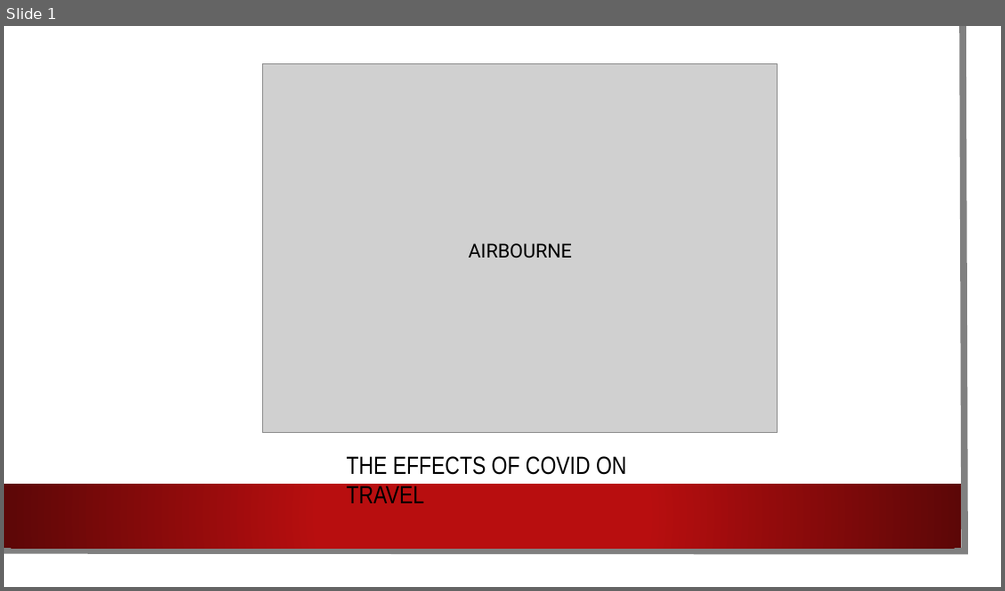
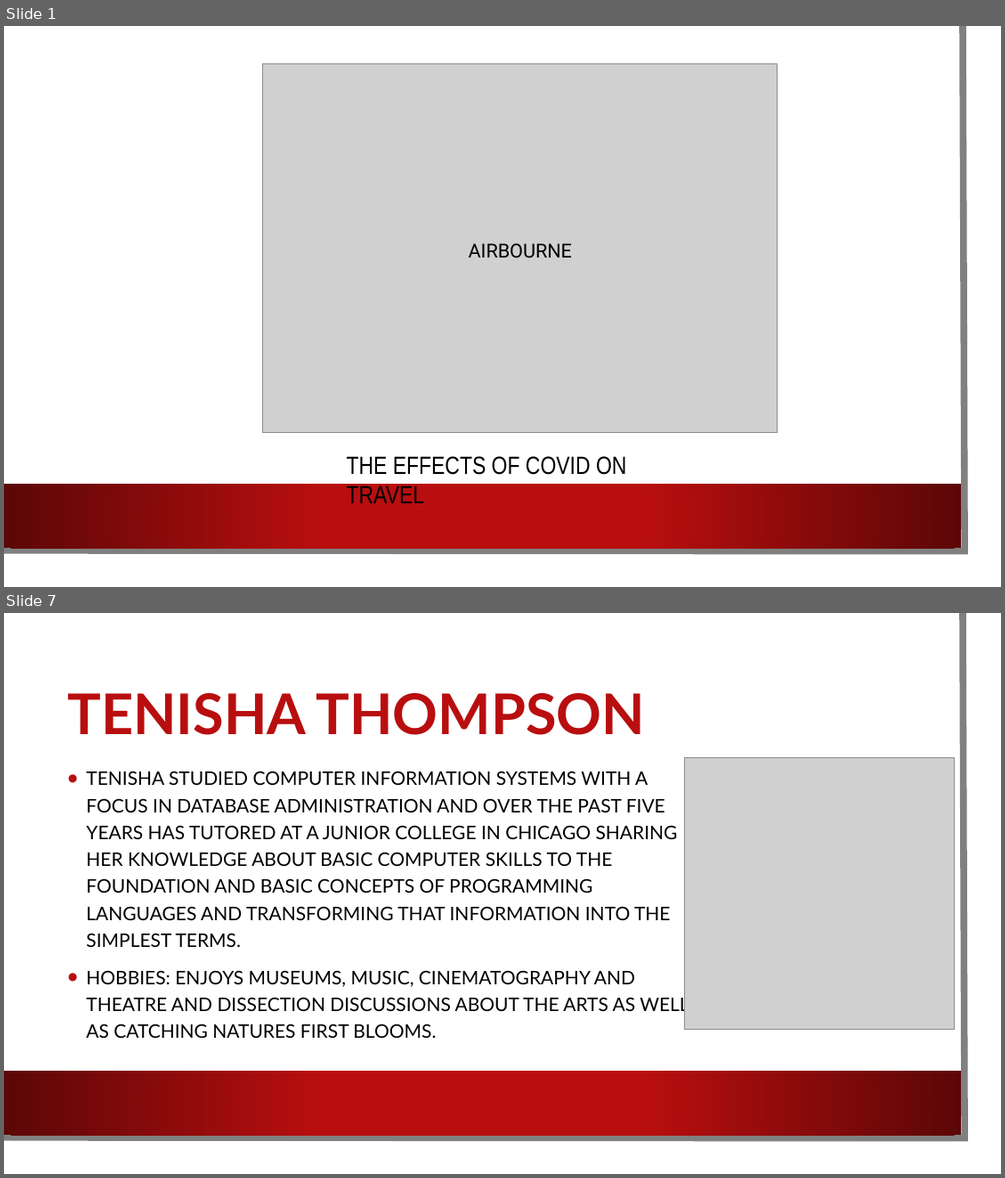
Before and after one commit to Team-Dynamite/Project-TNT, a slide deck: Media/Presentation (1).pptx. Shown one above the other, each under a label of ours: slide 1 before the commit, slides 1 and 7 after it; the slides between them are not shown. The pictures are 1005x591 and 1005x1178 pixels, drawn with LibreOffice and Linux fonts; fonts in the diff are those of the drawing; grey boxes stand for pictures; background and template pictures are left out. Boxes give left, top, right and bottom in pixels: in the first picture for what was removed or moved away, otherwise in the second. Text is boxed around its words. In the diff, an @@ line names an element or a change of style, - is before the commit and + after.

```diff
--- a/Media/Presentation (1).pptx
+++ b/Media/Presentation (1).pptx
@@ slide 7 added at [4, 613, 1001, 1174], background picture (left out); not listed: 3 template elements that a slide beside it also shows @@
@@ title added at [67, 693, 646, 735], 54 pt, text #B80E0F, bold @@
+TENISHA THOMPSON
@@ text added at [86, 771, 688, 1038], 18 pt, text #000000 @@
+• TENISHA STUDIED COMPUTER INFORMATION SYSTEMS WITH A FOCUS IN DATABASE ADMINISTRATION AND OVER THE PAST FIVE YEARS HAS TUTORED AT A JUNIOR COLLEGE IN CHICAGO SHARING HER KNOWLEDGE ABOUT BASIC COMPUTER SKILLS TO THE FOUNDATION AND BASIC CONCEPTS OF PROGRAMMING LANGUAGES AND TRANSFORMING THAT INFORMATION INTO THE SIMPLEST TERMS.
+• HOBBIES: ENJOYS MUSEUMS, MUSIC, CINEMATOGRAPHY AND THEATRE AND DISSECTION DISCUSSIONS ABOUT THE ARTS AS WELL AS CATCHING NATURES FIRST BLOOMS.
@@ picture added at [685, 758, 955, 1029] @@
```
Also in this commit, not shown: 9 slides changed, 4 other slides added, 3 slides removed.
